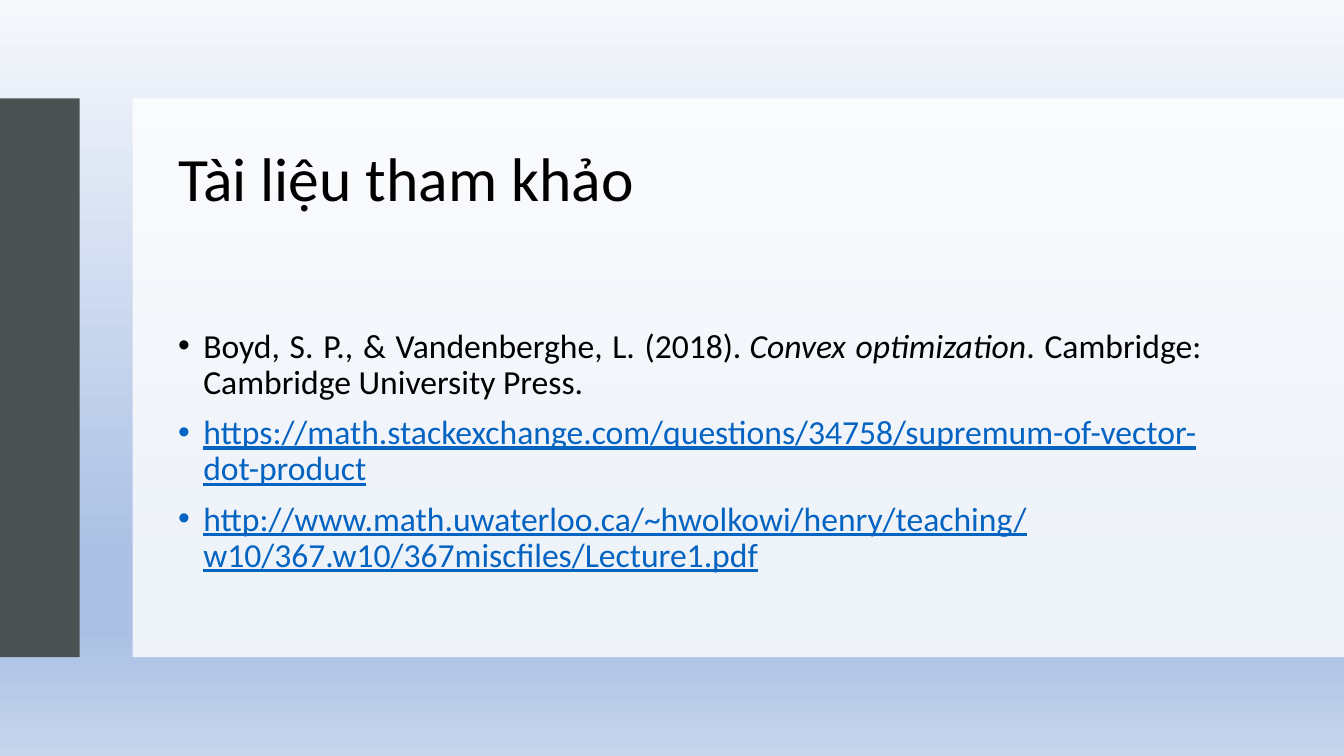
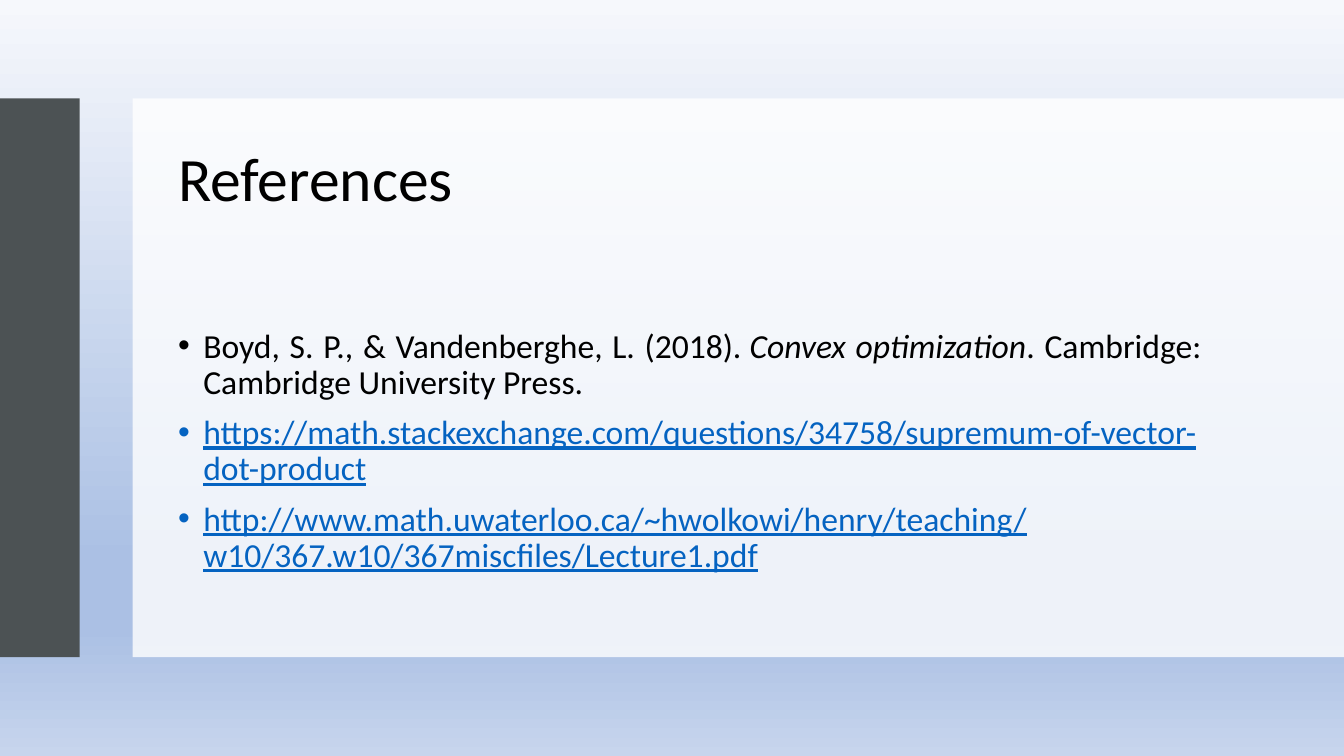
Before and after one commit to vuxuanvn/Optimization-Assignment, a slide deck: slide 10 of Optimization.pptx. Drawn at 1344x756 pixels with LibreOffice and Linux fonts; fonts in the diff are those of the drawing. Boxes give left, top, right and bottom in pixels: in the first picture for what was removed or moved away, otherwise in the second. Text is boxed around its words. In the diff, an @@ line names an element or a change of style, - is before the commit and + after.

```diff
--- a/Optimization.pptx
+++ b/Optimization.pptx
@@ title at (x1=178, y1=158, x2=453, y2=202): text changed @@
-Tài liệu tham khảo
+References
```
Also in this commit, not shown: 2 other slides changed.
